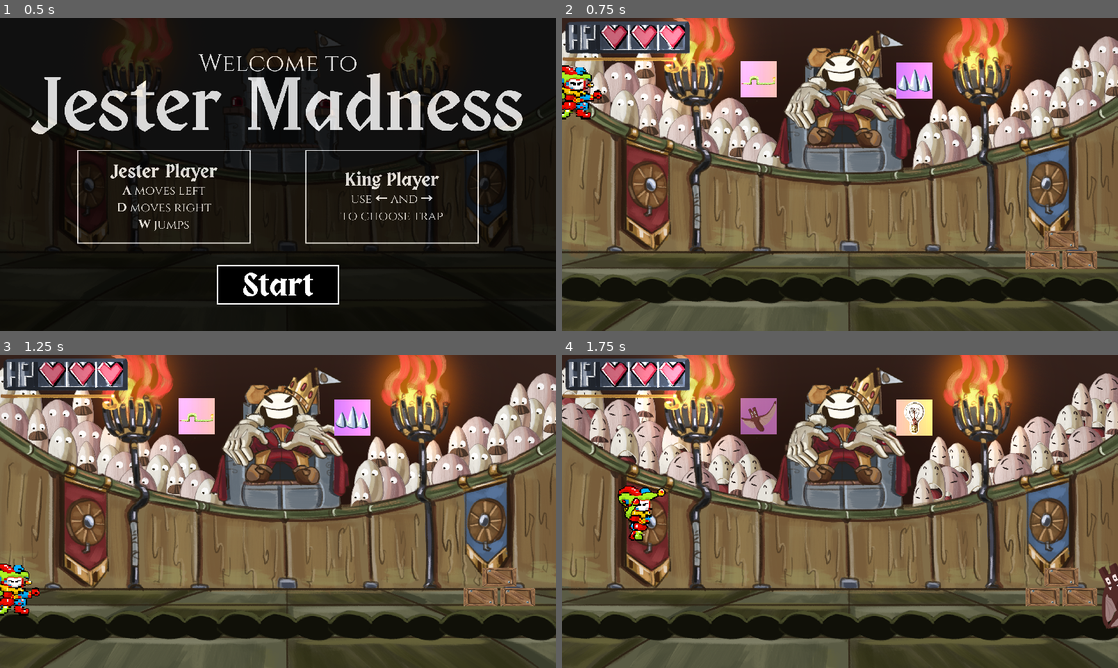
Above: before the commit, frames 1-4 (two rows, left to right).
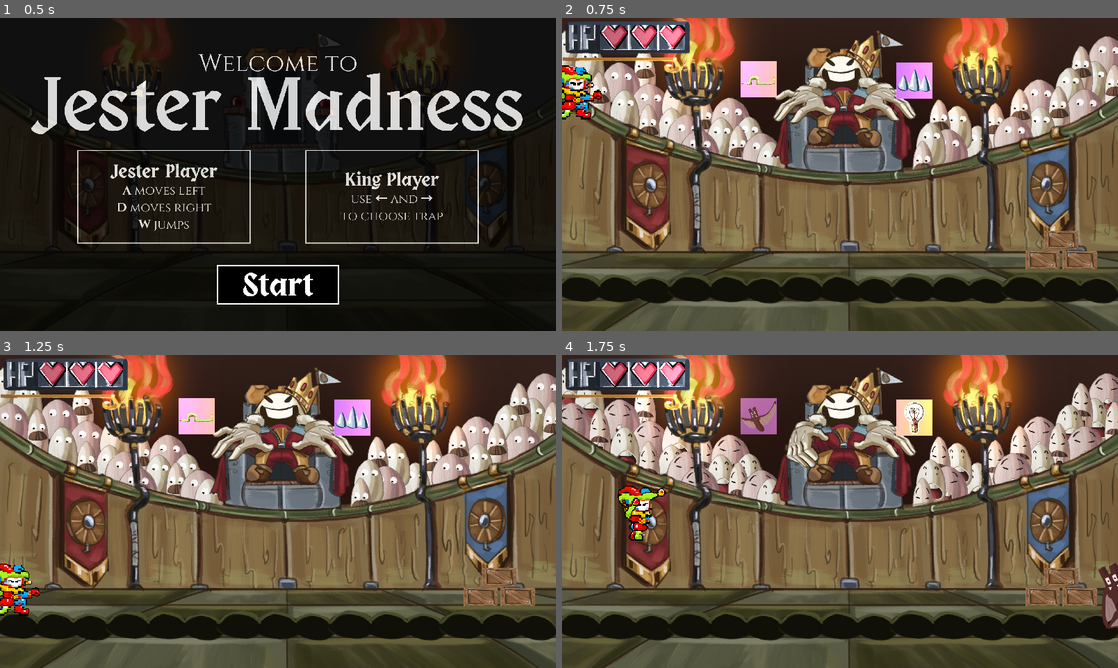
Above: after the commit, the same moments.

Repository: coelhucas/ggj-2024
Game: Godot game, scene res://src/scenes/menu/main_menu.tscn
Two runs of this game, one before a commit and one after it. Both use one fixed random seed, a clock stepped at 60 frames per second and the inputs below. Sound files missing from this copy of the repository are replaced by a short silence.
Inputs (mouse positions are in pixels of both pictures, inside the frame that each line leads up to):
- Up to frame 1 (0.5 s): no input
- Up to frame 2 (0.75 s): click (840, 284) at 0.5 s
- Up to frame 3 (1.25 s): no input
- Up to frame 4 (1.75 s): hold D (p1_right) from 1.28 s (still down); tap Left (p2_left) at 1.35 s; tap W (p1_up) at 1.52 s

Frame 1 is identical in both runs. In frame 2, 1.8% of the frame differs, in the area x 37-64%, y 20-36%; in frame 3, 1.8%; in frame 4, 0.9%.

Commit message:
king hands animation

Diff:
--- a/src/scenes/king/king.tscn
+++ b/src/scenes/king/king.tscn
@@ -4,81 +4,6 @@
 [ext_resource type="Texture2D" uid="uid://b2hdirg8210ky" path="res://assets/sprites/ReiSadico.png" id="2_i8yiy"]
 [ext_resource type="AudioStream" uid="uid://7lwoivaryj6a" path="res://assets/sounds/sfx/click.wav" id="5_njkij"]
 [ext_resource type="Texture2D" uid="uid://hk1n4033hau3" path="res://assets/sprites/hands.png" id="5_xon8c"]
-
-[sub_resource type="Animation" id="Animation_bipfc"]
-length = 0.001
-tracks/0/type = "value"
-tracks/0/imported = false
-tracks/0/enabled = true
-tracks/0/path = NodePath("LHand:position")
-tracks/0/interp = 1
-tracks/0/loop_wrap = true
-tracks/0/keys = {
-"times": PackedFloat32Array(0),
-"transitions": PackedFloat32Array(1),
-"update": 0,
-"values": [Vector2(67, 1)]
-}
-tracks/1/type = "value"
-tracks/1/imported = false
-tracks/1/enabled = true
-tracks/1/path = NodePath("LHand:rotation")
-tracks/1/interp = 1
-tracks/1/loop_wrap = true
-tracks/1/keys = {
-"times": PackedFloat32Array(0),
-"transitions": PackedFloat32Array(1),
-"update": 0,
-"values": [0.0]
-}
-tracks/2/type = "value"
-tracks/2/imported = false
-tracks/2/enabled = true
-tracks/2/path = NodePath("LHand:frame")
-tracks/2/interp = 1
-tracks/2/loop_wrap = true
-tracks/2/keys = {
-"times": PackedFloat32Array(0),
-"transitions": PackedFloat32Array(1),
-"update": 1,
-"values": [0]
-}
-tracks/3/type = "value"
-tracks/3/imported = false
-tracks/3/enabled = true
-tracks/3/path = NodePath("RHand:position")
-tracks/3/interp = 1
-tracks/3/loop_wrap = true
-tracks/3/keys = {
-"times": PackedFloat32Array(0),
-"transitions": PackedFloat32Array(1),
-"update": 0,
-"values": [Vector2(-180, 8)]
-}
-tracks/4/type = "value"
-tracks/4/imported = false
-tracks/4/enabled = true
-tracks/4/path = NodePath("RHand:rotation")
-tracks/4/interp = 1
-tracks/4/loop_wrap = true
-tracks/4/keys = {
-"times": PackedFloat32Array(0),
-"transitions": PackedFloat32Array(1),
-"update": 0,
-"values": [0.0]
-}
-tracks/5/type = "value"
-tracks/5/imported = false
-tracks/5/enabled = true
-tracks/5/path = NodePath("RHand:frame")
-tracks/5/interp = 1
-tracks/5/loop_wrap = true
-tracks/5/keys = {
-"times": PackedFloat32Array(0),
-"transitions": PackedFloat32Array(1),
-"update": 1,
-"values": [1]
-}
 
 [sub_resource type="Animation" id="Animation_hj24w"]
 resource_name = "Press"
@@ -186,11 +111,86 @@
 }]
 }
 
+[sub_resource type="Animation" id="Animation_r8uah"]
+resource_name = "RESET"
+tracks/0/type = "value"
+tracks/0/imported = false
+tracks/0/enabled = true
+tracks/0/path = NodePath("LHand:frame")
+tracks/0/interp = 1
+tracks/0/loop_wrap = true
+tracks/0/keys = {
+"times": PackedFloat32Array(0),
+"transitions": PackedFloat32Array(1),
+"update": 1,
+"values": [0]
+}
+tracks/1/type = "value"
+tracks/1/imported = false
+tracks/1/enabled = true
+tracks/1/path = NodePath("RHand:frame")
+tracks/1/interp = 1
+tracks/1/loop_wrap = true
+tracks/1/keys = {
+"times": PackedFloat32Array(0),
+"transitions": PackedFloat32Array(1),
+"update": 1,
+"values": [0]
+}
+tracks/2/type = "value"
+tracks/2/imported = false
+tracks/2/enabled = true
+tracks/2/path = NodePath("RHand:position")
+tracks/2/interp = 1
+tracks/2/loop_wrap = true
+tracks/2/keys = {
+"times": PackedFloat32Array(0),
+"transitions": PackedFloat32Array(1),
+"update": 0,
+"values": [Vector2(-180, 8)]
+}
+tracks/3/type = "value"
+tracks/3/imported = false
+tracks/3/enabled = true
+tracks/3/path = NodePath("RHand:rotation")
+tracks/3/interp = 1
+tracks/3/loop_wrap = true
+tracks/3/keys = {
+"times": PackedFloat32Array(0),
+"transitions": PackedFloat32Array(1),
+"update": 0,
+"values": [0.0]
+}
+tracks/4/type = "value"
+tracks/4/imported = false
+tracks/4/enabled = true
+tracks/4/path = NodePath("LHand:position")
+tracks/4/interp = 1
+tracks/4/loop_wrap = true
+tracks/4/keys = {
+"times": PackedFloat32Array(0),
+"transitions": PackedFloat32Array(1),
+"update": 0,
+"values": [Vector2(104, 2.08165e-12)]
+}
+tracks/5/type = "value"
+tracks/5/imported = false
+tracks/5/enabled = true
+tracks/5/path = NodePath("LHand:rotation")
+tracks/5/interp = 1
+tracks/5/loop_wrap = true
+tracks/5/keys = {
+"times": PackedFloat32Array(0),
+"transitions": PackedFloat32Array(1),
+"update": 0,
+"values": [0.0]
+}
+
 [sub_resource type="AnimationLibrary" id="AnimationLibrary_fvesa"]
 _data = {
 "Press": SubResource("Animation_hj24w"),
 "PressR": SubResource("Animation_k3vjk"),
-"RESET": SubResource("Animation_bipfc")
+"RESET": SubResource("Animation_r8uah")
 }
 
 [node name="King" type="Node2D"]
@@ -201,7 +201,7 @@
 texture = ExtResource("2_i8yiy")
 
 [node name="LHand" type="Sprite2D" parent="."]
-position = Vector2(67, 1)
+position = Vector2(104, 2.08165e-12)
 scale = Vector2(0.7, 0.7)
 texture = ExtResource("5_xon8c")
 hframes = 2
@@ -212,7 +212,6 @@
 texture = ExtResource("5_xon8c")
 flip_h = true
 hframes = 2
-frame = 1
 
 [node name="LAnimationPlayer" type="AnimationPlayer" parent="."]
 libraries = {
--- a/src/scenes/main.tscn
+++ b/src/scenes/main.tscn
@@ -312,9 +312,3 @@
 texture_hover = ExtResource("20_xopmv")
 
 [node name="MusicManager" parent="." instance=ExtResource("11_2bi5m")]
-
-[connection signal="body_entered" from="Main/TileMap/Spike" to="Main/TileMap/Spike" method="_on_body_entered"]
-[connection signal="body_entered" from="Main/TileMap/@Area2D@50874" to="Main/TileMap/@Area2D@50874" method="_on_body_entered"]
-[connection signal="body_entered" from="Main/TileMap/@Area2D@50875" to="Main/TileMap/@Area2D@50875" method="_on_body_entered"]
-[connection signal="body_entered" from="Main/TileMap/@Area2D@50876" to="Main/TileMap/@Area2D@50876" method="_on_body_entered"]
-[connection signal="body_entered" from="Main/TileMap/@Area2D@50877" to="Main/TileMap/@Area2D@50877" method="_on_body_entered"]
